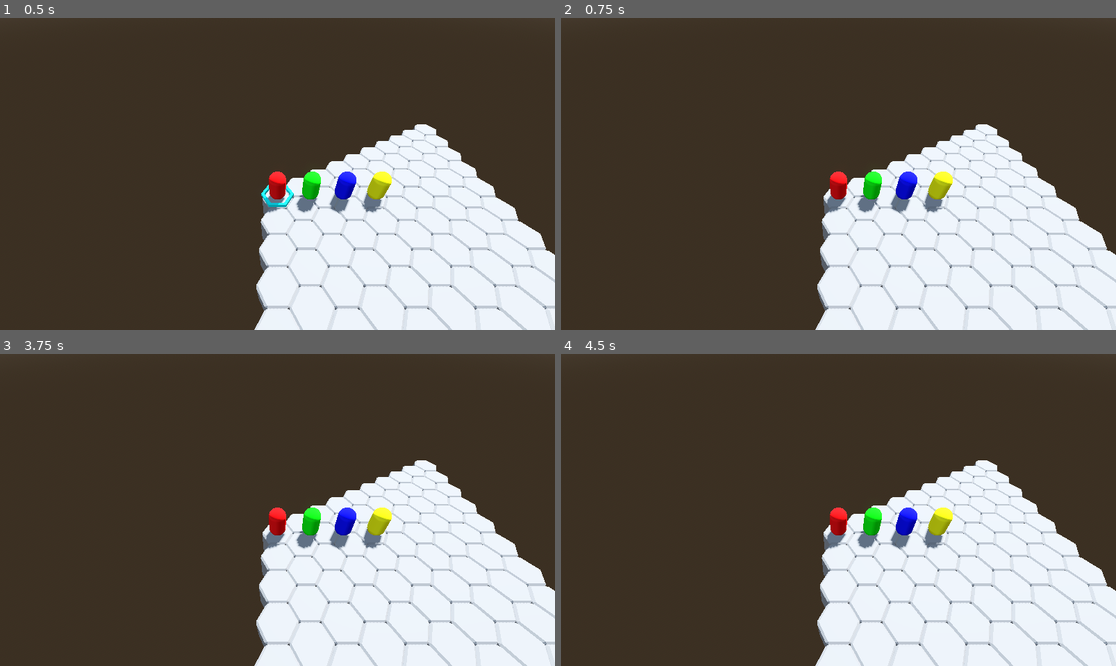
Above: before the commit, frames 1-4 (two rows, left to right).
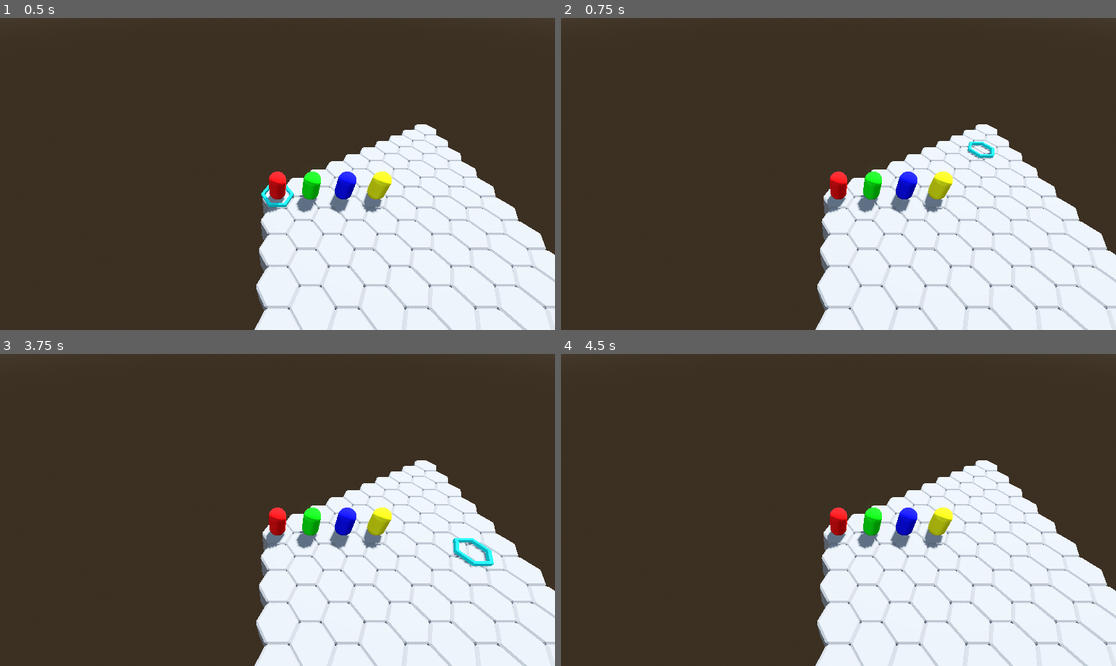
Above: after the commit, the same moments.

Repository: GuSoder/mini-turn-client
Game: Godot game, scene res://scenes/client1.tscn
Two runs of this game, one before a commit and one after it. Both use one fixed random seed, a clock stepped at 60 frames per second and the inputs below. This scene is started directly instead of the project's main scene.
Inputs (mouse positions are in pixels of both pictures, inside the frame that each line leads up to):
- Up to frame 1 (0.5 s): no input
- Up to frame 2 (0.75 s): tap Enter at 0.5, 0.6 s; move the mouse to (960, 158) at 0.52 s; click (960, 158) at 0.67 s
- Up to frame 3 (3.75 s): tap Space at 1.25, 2.75 s; move the mouse to (166, 525) at 1.27 s; tap C at 1.35 s; click (166, 525) at 1.42 s; tap Enter at 2, 3.5 s; move the mouse to (333, 441) at 2.02 s; tap L at 2.1 s; click (333, 441) at 2.17 s; move the mouse to (249, 572) at 2.77 s; tap 1 at 2.85 s; click (249, 572) at 2.92 s; move the mouse to (444, 556) at 3.52 s; tap 2 at 3.6 s; click (444, 556) at 3.67 s
- Up to frame 4 (4.5 s): tap Space at 4.25 s; move the mouse to (672, 463) at 4.27 s; tap 3 at 4.35 s; click (672, 463) at 4.42 s

Frame 1 is identical in both runs. In frame 2, 0.2% of the frame differs, in the area x 73-79%, y 39-46%; in frame 3, 0.4%, in the area x 81-89%, y 59-70%; in frame 4, nothing differs.

Commit message:
Fix hex collision detection for hover mark
- Replace empty ConvexPolygonShape3D with BoxShape3D
- Add proper collision bounds for raycasting
- Box size 2x0.2x2 to cover hex tile area

Diff:
--- a/scenes/hex.tscn
+++ b/scenes/hex.tscn
@@ -2,7 +2,8 @@
 
 [ext_resource type="ArrayMesh" uid="uid://cqsb5usq70sam" path="res://objects/hex.obj" id="1_b6u1t"]
 
-[sub_resource type="ConvexPolygonShape3D" id="ConvexPolygonShape3D_1"]
+[sub_resource type="BoxShape3D" id="BoxShape3D_1"]
+size = Vector3(2, 0.2, 2)
 
 [node name="Hex" type="StaticBody3D"]
 
@@ -12,4 +13,4 @@
 
 [node name="CollisionShape3D" type="CollisionShape3D" parent="."]
 transform = Transform3D(1, 0, 0, 0, 1, 0, 0, 0, 1, 0, -1, 0)
-shape = SubResource("ConvexPolygonShape3D_1")
+shape = SubResource("BoxShape3D_1")
